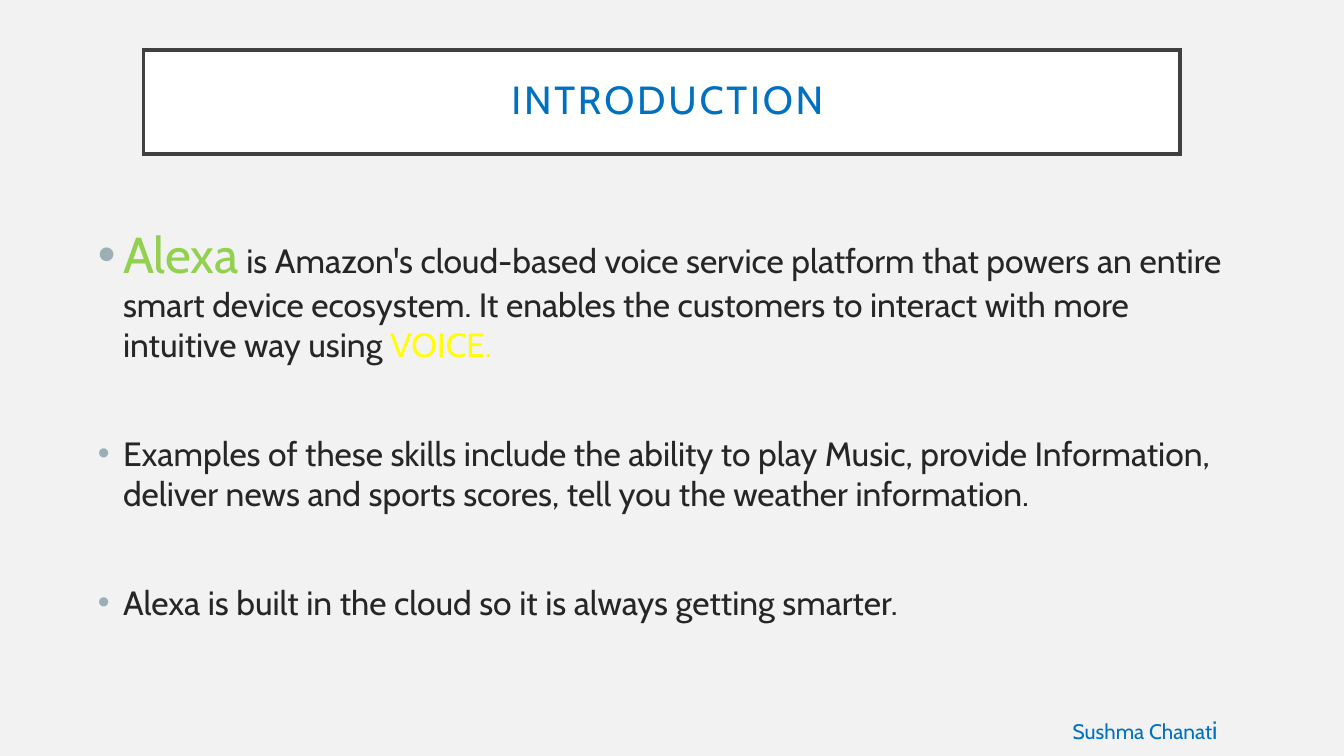
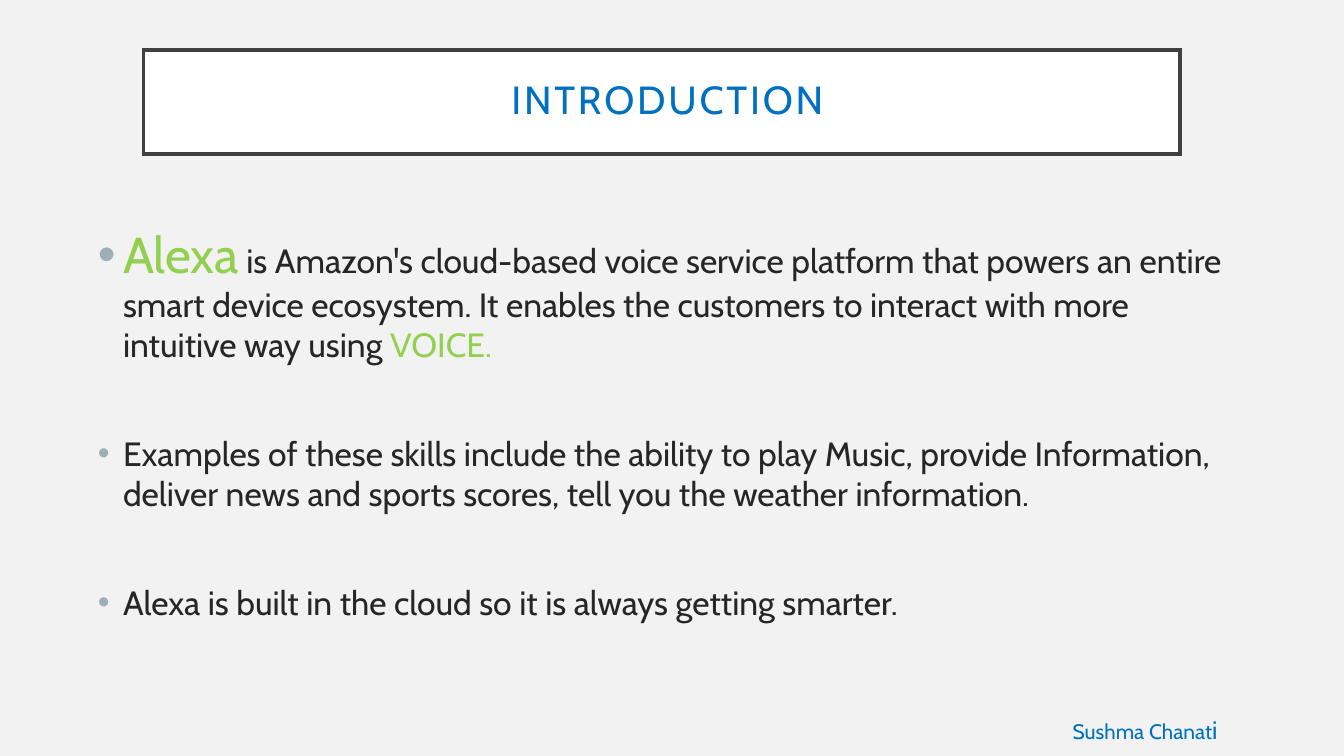
Before and after one commit to alekhyajaddu/alexa-project, a slide deck: slide 4 of Alexa ppt.pptx. Drawn at 1344x756 pixels with LibreOffice and Linux fonts; fonts in the diff are those of the drawing. Boxes give left, top, right and bottom in pixels: in the first picture for what was removed or moved away, otherwise in the second. Text is boxed around its words. In the diff, an @@ line names an element or a change of style, - is before the commit and + after.

Commit message:
made changes

```diff
--- a/Alexa ppt.pptx
+++ b/Alexa ppt.pptx
@@ text at box(123, 235, 1222, 366): text colour #FFFF00 to #92D050 in "VOICE." @@
```
